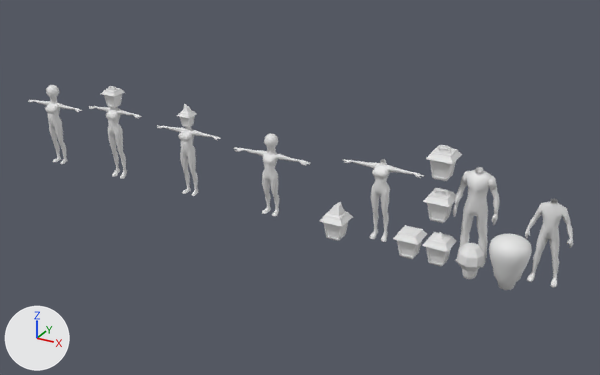
Before and after pictures for a commit that changed the Blender file Blender/Wickhead.blend.
Camera for both pictures: a 50 mm lens placed at (2.76, -9.8, 5.45), pointed at (-2.76, 0.23, 0.43). Arrows for +X, +Y and +Z are at lower left; the lights stay in place.

Names of what the first picture shows: 'Body1', 'Body2', 'Body3', 'Bulb1', 'Femme2_Head', 'FemmeBulbHead', 'FemmeBulbHead2', 'FemmeWickHead', 'FemmeWickHead2', 'FemmeWickHead2Head', 'FemmeWickHeadHead', 'Head2', 'Head3', 'Head4', 'Head5', 'Head6', 'Head7'.
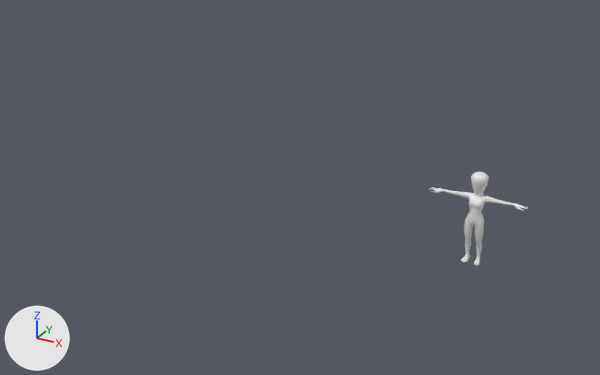
What the commit changed:
Object 'Bulb1' (ob_bulb1) is deleted.
Object 'Head2' (ob_head2) is deleted.
Object 'Head3' (ob_head3) is deleted.
Object 'Head4' (ob_head4) is deleted.
Object 'Head5' (ob_head5) is deleted.
Object 'Head6' (ob_head6) is deleted.
Object 'Head7' (ob_head7) is deleted.
Object 'Body1' (ob_body1) is deleted.
Object 'Body2' (ob_body2) is deleted.
Object 'Body3' (ob_body3) is deleted.
Object 'FemmeBulbHead' (ob_femmebulbhead) moves from (-3.16, 0.0, 0.0) to (0.0, 0.0, 0.0).
Object 'Femme_Head2' (ob_femme_head2) is now shown.
Object 'FemmeWickHead' (ob_femmewickhead) moves from (-4.66, 0.0, 0.0) to (0.0, 0.0, 0.0).
Object 'FemmeWickHead' (ob_femmewickhead) is now hidden.
Object 'FemmeWickHeadHead' (ob_femmewickheadhead) is now hidden.
Object 'FemmeWickHead2' (ob_femmewickhead2) moves from (-6.11, 0.0, 0.0) to (0.0, 0.0, 0.0).
Object 'FemmeWickHead2' (ob_femmewickhead2) is now hidden.
Object 'FemmeWickHead2Head' (ob_femmewickhead2head) is now hidden.
Object 'FemmeBulbHead2' (ob_femmebulbhead2) moves from (-7.45, 0.0, 0.0) to (0.0, 0.0, 0.0).
Object 'FemmeBulbHead2' (ob_femmebulbhead2) is now hidden.
Object 'Femme2_Head' (ob_femme2_head) is now hidden.

Changed parts and their boxes [x1, y1, x2, y2] in the pictures (600 x 375 px):
'FemmeBulbHead', moved: before [233, 147, 311, 216]; after [430, 188, 528, 265]
'Body2', deleted: before [453, 167, 499, 267]
'Head7', deleted: before [489, 234, 532, 290]
'Body1', deleted: before [525, 199, 573, 288]
'Body3', deleted: before [343, 159, 424, 242]
'FemmeWickHead', hidden: before [157, 125, 221, 196]
'FemmeWickHead2', hidden: before [89, 106, 142, 179]
'Head5', deleted: before [426, 145, 462, 181]
'FemmeBulbHead2', hidden: before [28, 100, 82, 164]
'Head4', deleted: before [423, 188, 456, 223]
'Head2', deleted: before [422, 232, 457, 266]
'Head6', deleted: before [320, 202, 353, 241]
'Bulb1', deleted: before [457, 243, 484, 279]
'Head3', deleted: before [393, 225, 427, 259]
'FemmeWickHead2Head', hidden: before [101, 86, 125, 108]
'Femme_Head2', shown: after [471, 172, 489, 193]
'FemmeWickHeadHead', hidden: before [177, 104, 197, 128]
'Femme_Head1', moved: before [264, 134, 278, 151]; after [472, 183, 487, 193]
'Femme2_Head', hidden: before [46, 85, 59, 101]
